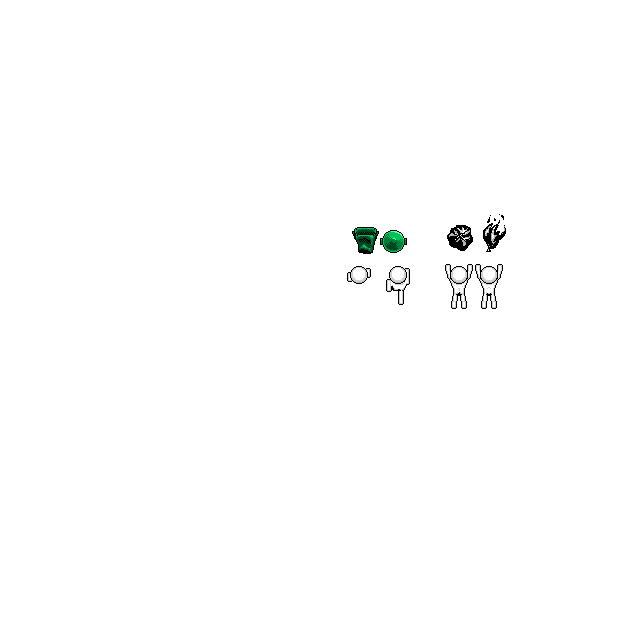
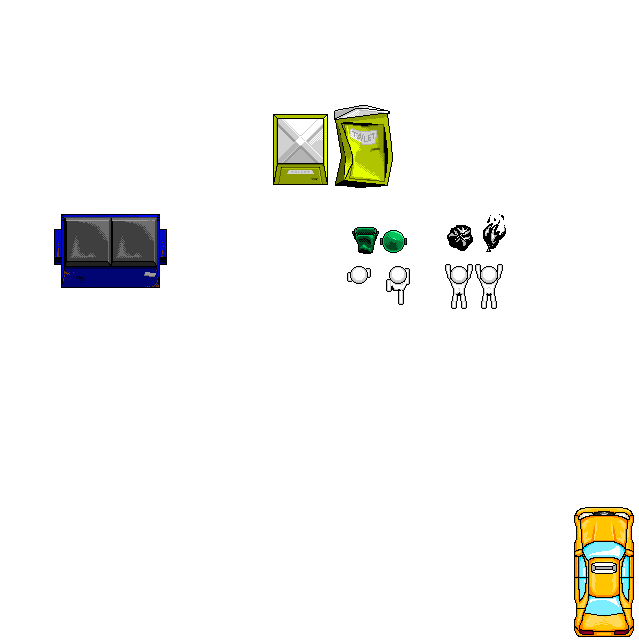
Before/after of a 639 × 640 layered artwork. What changed in the layer stack:
added layer "Layer 10" above "Layer 9" over [574,507,634,637]
added layer "Layer 9" above "toilet" over [54,214,167,288]
added layer "toilet" above "Layer 7" over [273,105,393,188]
